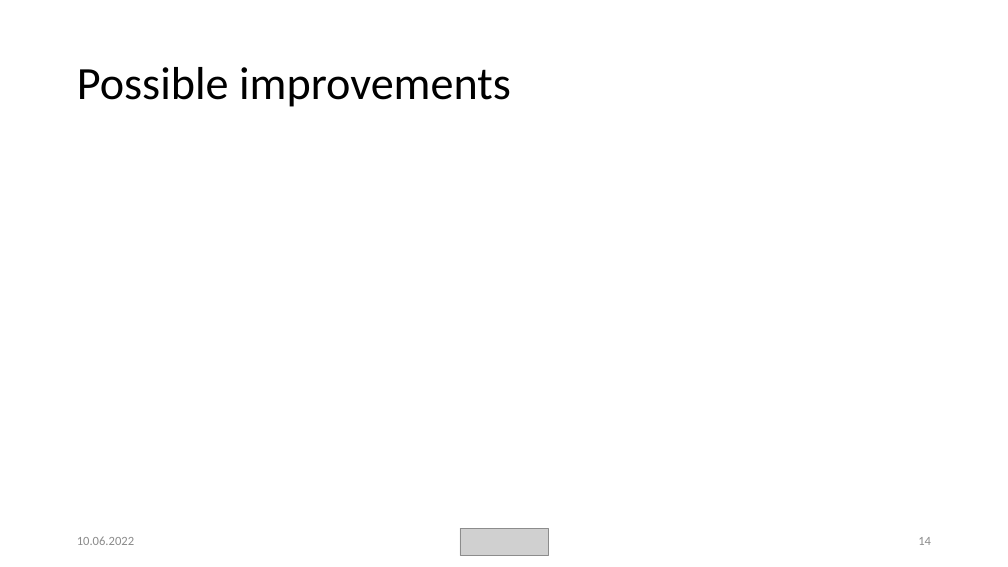
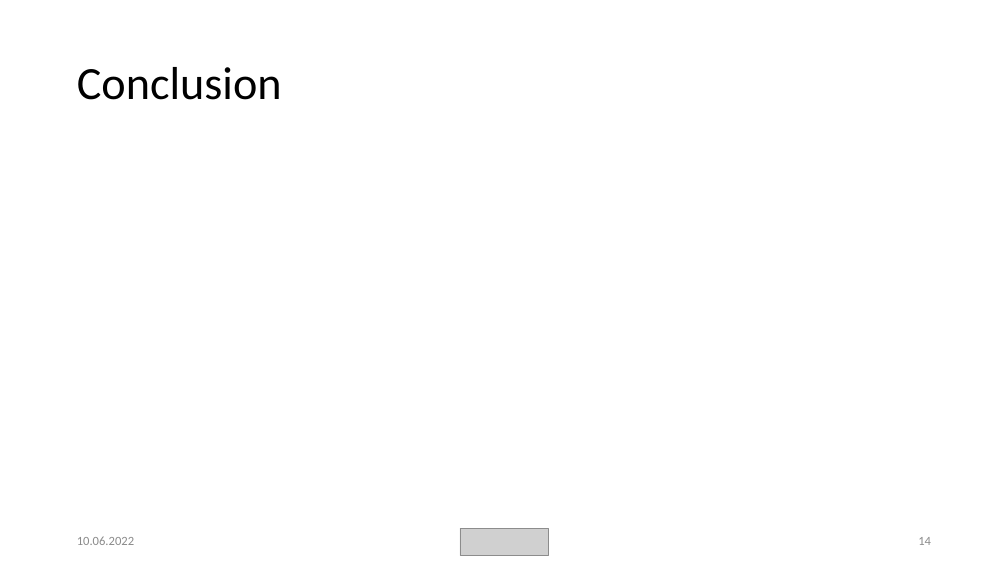
Before and after one commit to weevood/MA-BDA_Project, a slide deck: slide 14 of Documentation/Anomaly-Detection-in-Network-Traffic-with-K-means-Clustering.pptx. Drawn at 1008x567 pixels with LibreOffice and Linux fonts; fonts in the diff are those of the drawing; grey boxes stand for pictures. Boxes give left, top, right and bottom in pixels: in the first picture for what was removed or moved away, otherwise in the second. Text is boxed around its words. In the diff, an @@ line names an element or a change of style, - is before the commit and + after.

```diff
--- a/Documentation/Anomaly-Detection-in-Network-Traffic-with-K-means-Clustering.pptx
+++ b/Documentation/Anomaly-Detection-in-Network-Traffic-with-K-means-Clustering.pptx
@@ title at [77, 67, 282, 100]: text changed @@
-Possible improvements
+Conclusion
```
Also in this commit, not shown: 3 other files.
